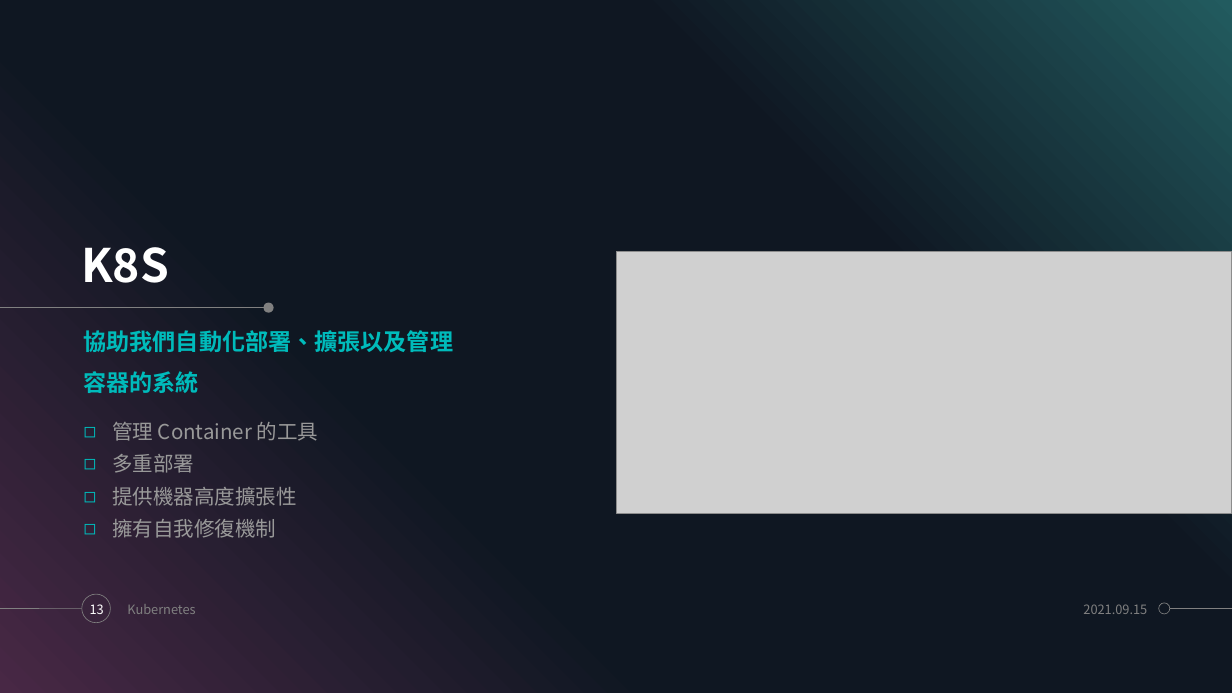
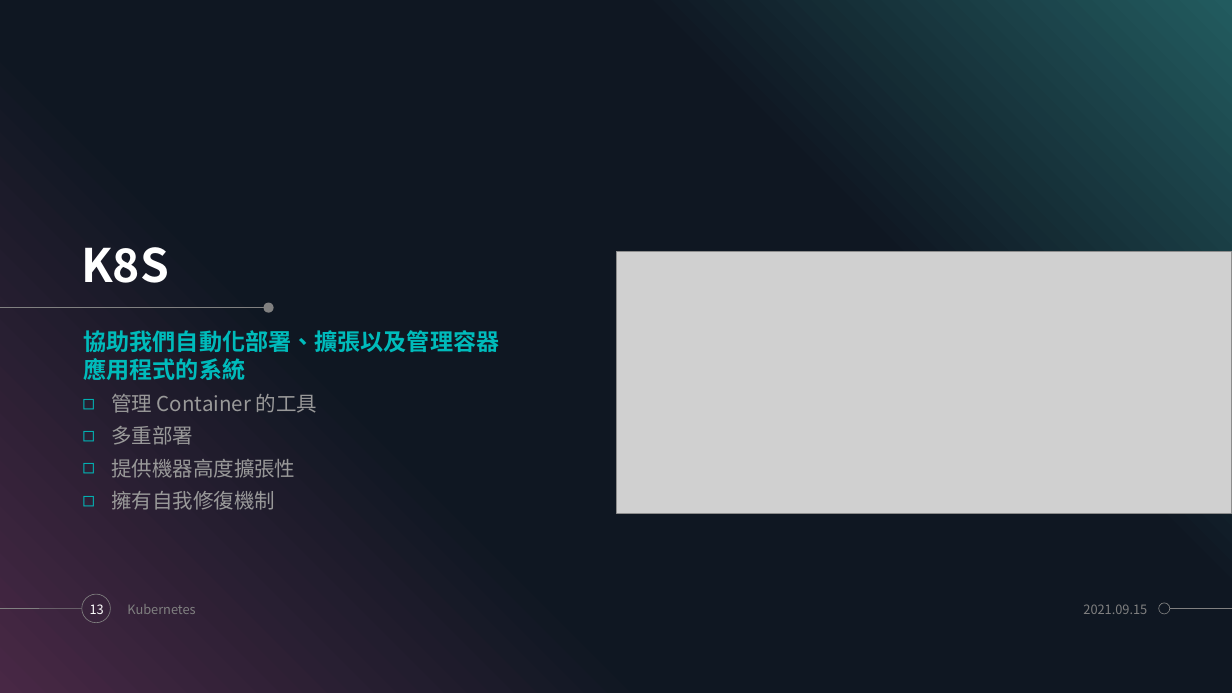
Before and after one commit to rvit2/learning_k8s, a slide deck: slide 13 of Docker & Kubernetes.pptm. Drawn at 1232x693 pixels with LibreOffice and Linux fonts; fonts in the diff are those of the drawing; grey boxes stand for pictures. Boxes give left, top, right and bottom in pixels: in the first picture for what was removed or moved away, otherwise in the second. Text is boxed around its words. In the diff, an @@ line names an element or a change of style, - is before the commit and + after.

```diff
--- a/Docker & Kubernetes.pptm
+++ b/Docker & Kubernetes.pptm
@@ text at (84,330,500,380): text changed @@
-協助我們自動化部署、擴張以及管理
-容器的系統
+協助我們自動化部署、擴張以及管理容器應用程式的系統
@@ text "管理 Container 的工具": place and size @@
-text "管理 Container 的工具" at (112,422,318,538)
+text "管理 Container 的工具" at (111,394,317,510)
```
Also in this commit, not shown: 2 other slides changed.
